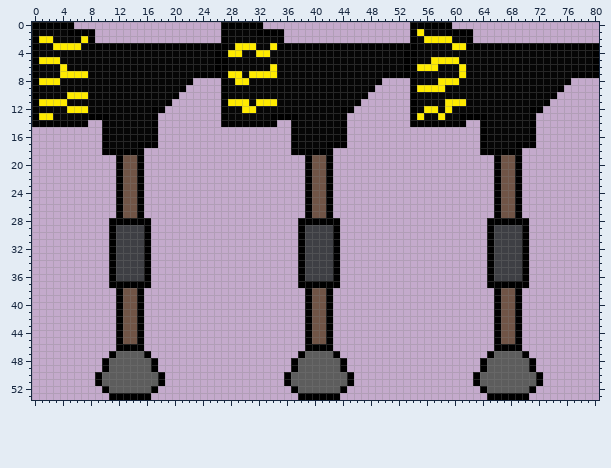
Sprite sheet -- Graphics/Sprites/Anomalous/Equipment/FinalHammer.png. Above is the file before it was changed.
The file is 81x54 pixels.
The result:
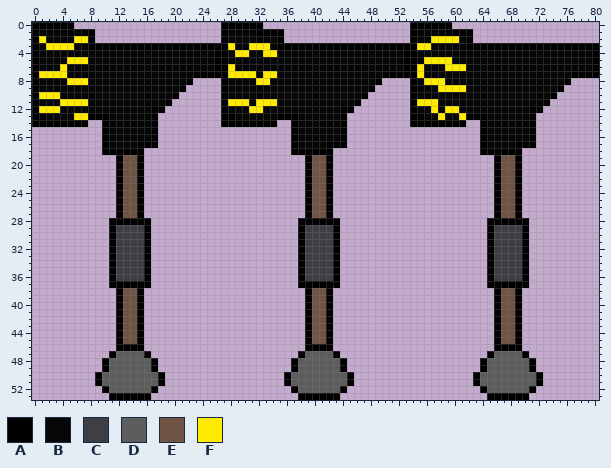
Palette (. is transparent): A #000000  B #060606  C #3e3f44  D #5d5d5d  E #705446  F #ffeb00
The edit:
{"y":1,"x":55,"old":"F","new":"B"}
{"y":2,"x":2,"old":"F","new":"B"}
{"y":2,"x":6,"old":"B","new":"F"}
{"y":2,"x":56,"old":"F","new":"B"}
{"y":2,"x":60,"old":"B","new":"F"}
{"y":3,"x":2,"old":"B","new":"F"}
{"y":3,"x":6,"old":"F","new":"B"}
{"y":3,"x":28,"old":"BFF","new":"FBB"}
{"y":3,"x":32,"old":"BBF","new":"FFB"}
{"y":3,"x":55,"old":"BB","new":"FF"}
{"y":3,"x":60,"old":"FF","new":"BB"}
{"y":4,"x":28,"old":"F","new":"B"}
{"y":4,"x":30,"old":"B","new":"F"}
{"y":4,"x":32,"old":"F","new":"B"}
{"y":4,"x":34,"old":"B","new":"F"}
{"y":5,"x":1,"old":"FFF","new":"BBB"}
{"y":5,"x":5,"old":"BBB","new":"FFF"}
{"y":5,"x":56,"old":"B","new":"F"}
{"y":5,"x":60,"old":"F","new":"B"}
{"y":6,"x":28,"old":"B","new":"F"}
{"y":6,"x":34,"old":"F","new":"B"}
{"y":6,"x":56,"old":"FF","new":"BB"}
{"y":6,"x":59,"old":"BB","new":"FF"}
{"y":7,"x":1,"old":"BBB","new":"FFF"}
{"y":7,"x":5,"old":"FFF","new":"BBB"}
{"y":7,"x":30,"old":"B","new":"F"}
{"y":7,"x":32,"old":"F","new":"B"}
{"y":7,"x":55,"old":"B","new":"F"}
{"y":7,"x":61,"old":"F","new":"B"}
{"y":8,"x":1,"old":"FFF","new":"BBB"}
{"y":8,"x":5,"old":"BBB","new":"FFF"}
{"y":8,"x":29,"old":"FF","new":"BB"}
{"y":8,"x":32,"old":"BB","new":"FF"}
{"y":8,"x":56,"old":"BB","new":"FF"}
{"y":8,"x":59,"old":"FF","new":"BB"}
{"y":9,"x":55,"old":"FFF","new":"BBB"}
{"y":9,"x":59,"old":"BBB","new":"FFF"}
{"y":10,"x":1,"old":"BBB","new":"FFF"}
{"y":10,"x":5,"old":"FFF","new":"BBB"}
{"y":11,"x":1,"old":"FFF","new":"BBB"}
{"y":11,"x":5,"old":"BBB","new":"FFF"}
{"y":11,"x":55,"old":"BBB","new":"FFF"}
{"y":11,"x":59,"old":"FFF","new":"BBB"}
{"y":12,"x":1,"old":"BBB","new":"FFF"}
{"y":12,"x":5,"old":"FFF","new":"BBB"}
{"y":12,"x":30,"old":"F","new":"B"}
{"y":12,"x":32,"old":"B","new":"F"}
{"y":12,"x":56,"old":"F","new":"B"}
{"y":12,"x":60,"old":"B","new":"F"}
{"y":13,"x":1,"old":"FF","new":"AB"}
{"y":13,"x":6,"old":"BA","new":"FF"}
{"y":13,"x":28,"old":"B","new":"A"}
{"y":13,"x":34,"old":"A","new":"B"}
{"y":13,"x":55,"old":"F","new":"A"}
{"y":13,"x":61,"old":"A","new":"F"}
{"label":"changed","picture_box":[417,29,466,120]}
{"label":"changed","picture_box":[39,36,88,120]}
{"label":"changed","picture_box":[228,43,277,85]}
{"label":"changed","picture_box":[228,106,277,120]}
